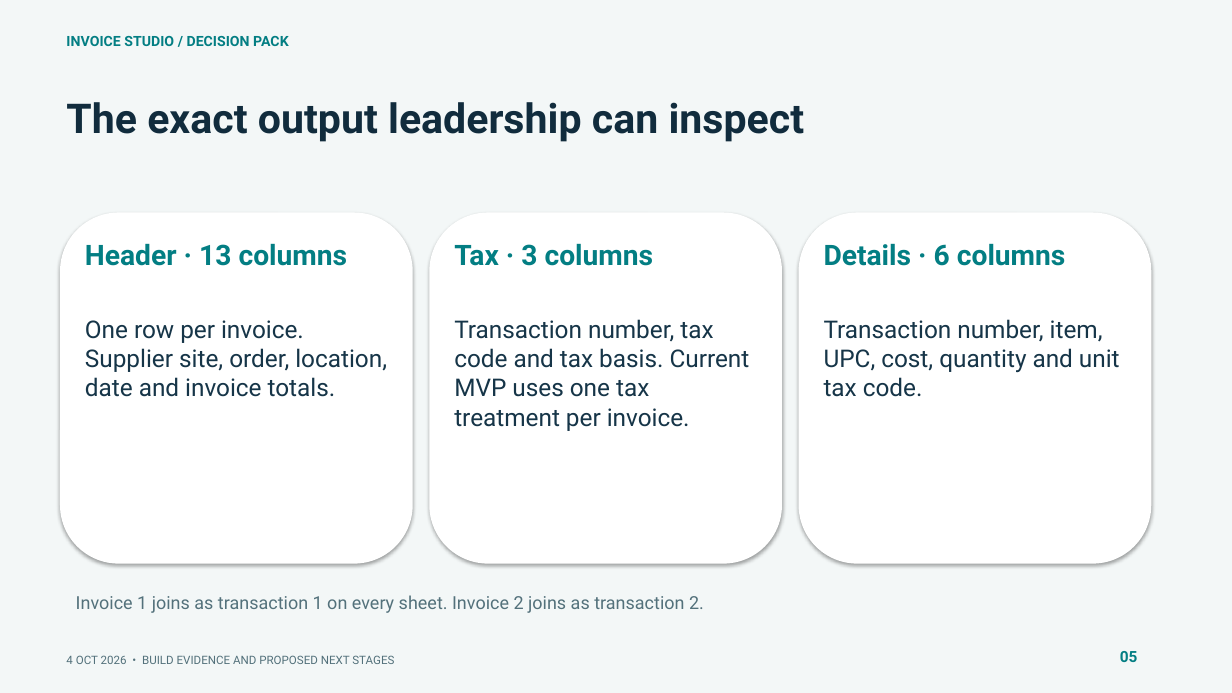
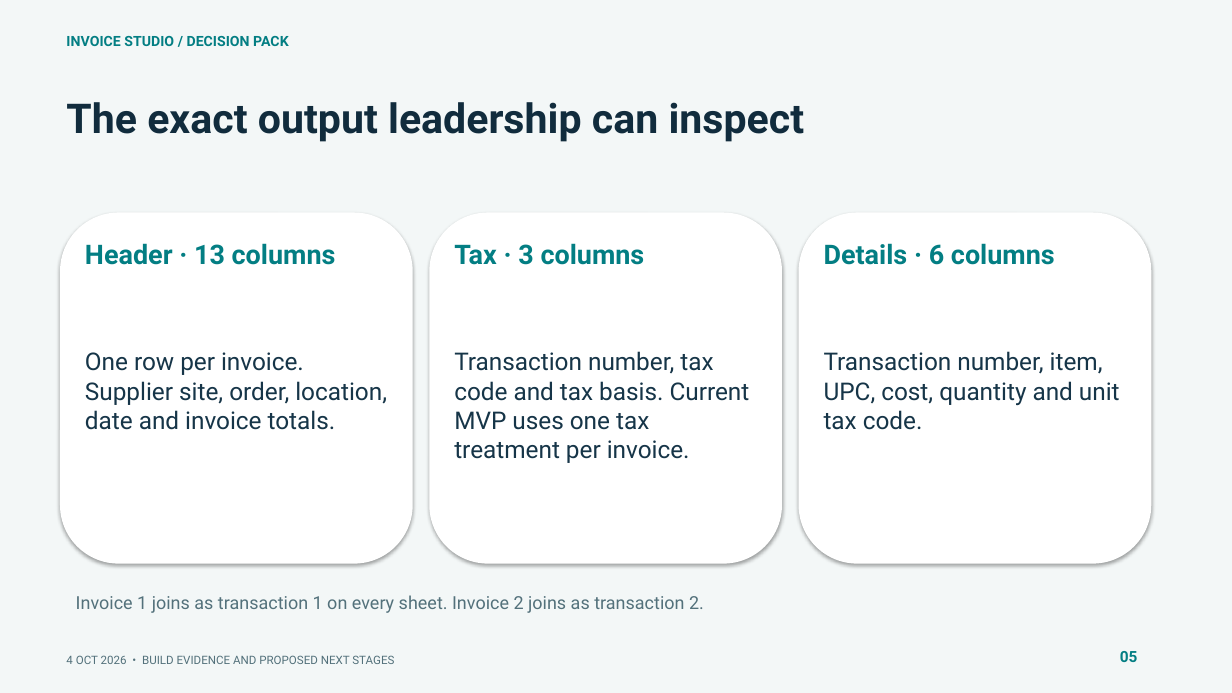
Before and after one commit to muttonkodibiriyani/Inv_studio, a slide deck: slide 5 of docs/delivery/Invoice_Studio_SLT.pptx. Drawn at 1232x693 pixels with LibreOffice and Linux fonts; fonts in the diff are those of the drawing. Boxes give left, top, right and bottom in pixels: in the first picture for what was removed or moved away, otherwise in the second. Text is boxed around its words. In the diff, an @@ line names an element or a change of style, - is before the commit and + after.

```diff
--- a/docs/delivery/Invoice_Studio_SLT.pptx
+++ b/docs/delivery/Invoice_Studio_SLT.pptx
@@ size 22 to 21 pt in 3 elements at (x1=85, y1=243, x2=336, y2=265), (x1=454, y1=243, x2=645, y2=265), (x1=824, y1=243, x2=1055, y2=265) @@
@@ text "One row per invoice. Supplier ..." moved from (x1=85, y1=320, x2=387, y2=397) to (x1=85, y1=352, x2=387, y2=430) @@
@@ text "Transaction number, tax code and ..." moved from (x1=454, y1=319, x2=750, y2=431) to (x1=454, y1=351, x2=750, y2=463) @@
@@ text "Transaction number, item, UPC, cost, ..." moved from (x1=824, y1=319, x2=1120, y2=397) to (x1=824, y1=351, x2=1120, y2=430) @@
```
Also in this commit, not shown: 11 other slides changed, 7 other files.
